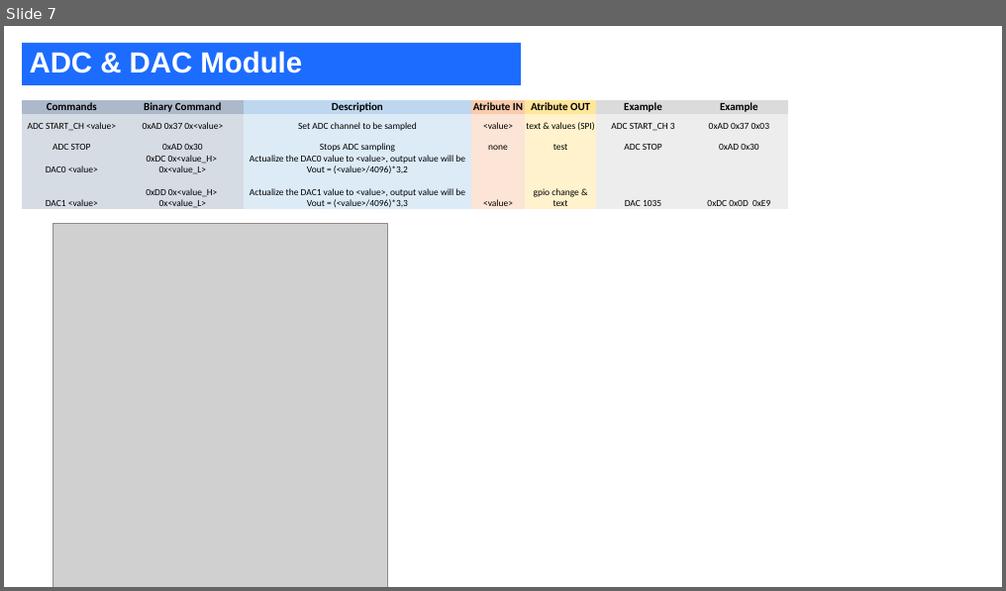
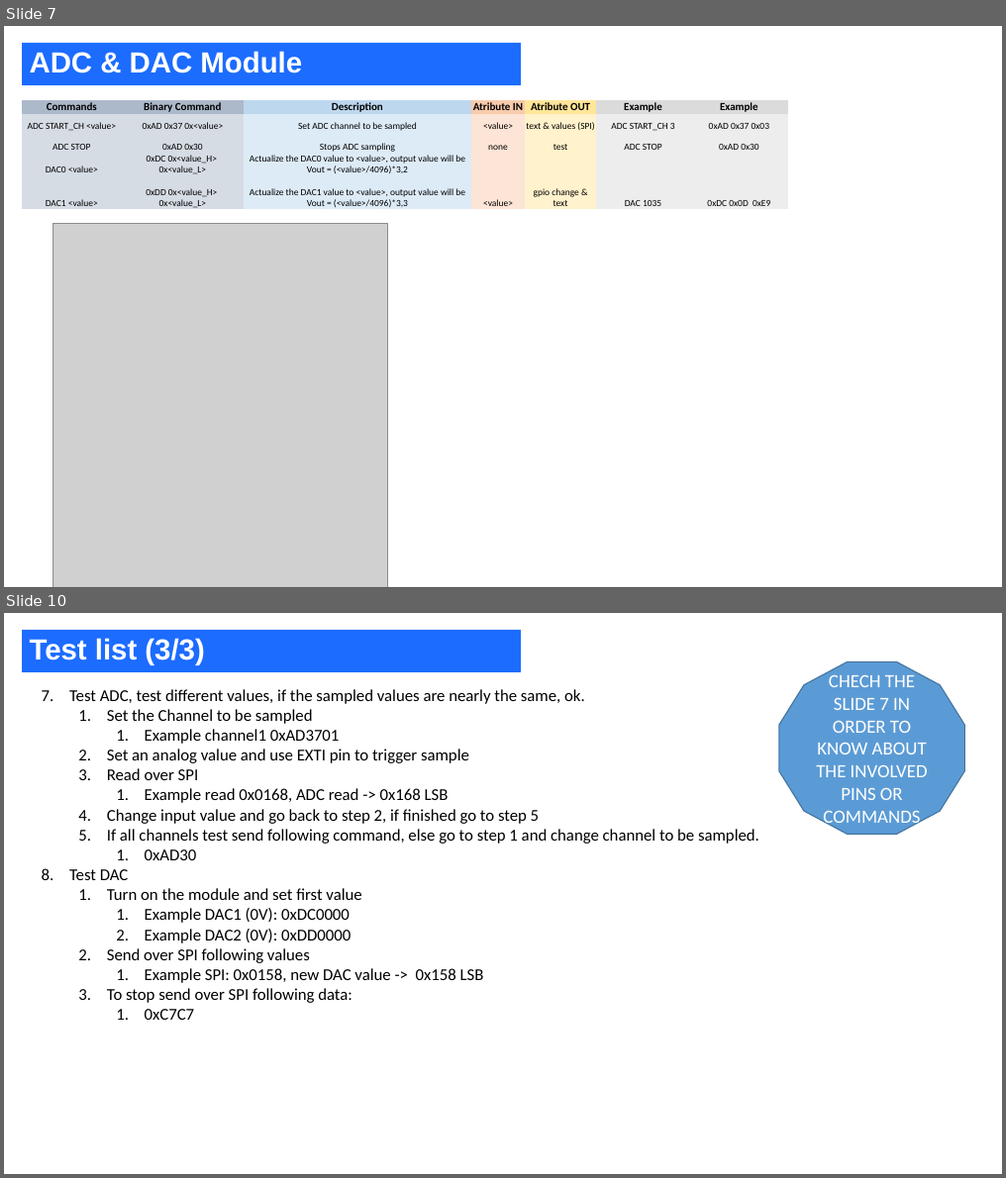
Before and after one commit to JosepIzquierdoMPS/Debug-MPF-32020, a slide deck: FirmwareTransfer_Report.pptx. Shown one above the other, each under a label of ours: slide 7 before the commit, slides 7 and 10 after it; the slides between them are not shown. The pictures are 1006x591 and 1006x1178 pixels, drawn with LibreOffice and Linux fonts; fonts in the diff are those of the drawing; grey boxes stand for pictures. Boxes give left, top, right and bottom in pixels: in the first picture for what was removed or moved away, otherwise in the second. Text is boxed around its words. In the diff, an @@ line names an element or a change of style, - is before the commit and + after.

```diff
--- a/FirmwareTransfer_Report.pptx
+++ b/FirmwareTransfer_Report.pptx
@@ slide 10 added at bbox=[4, 613, 1002, 1174], background #FFFFFF @@
@@ title added at bbox=[22, 630, 522, 672], fill #1C6CFF, 28 pt, text #FFFFFF, bold @@
+Test list (3/3)
@@ dodecagon added at bbox=[779, 662, 964, 834], fill #5B9BD5, outline #43739E 1 pt, 18 pt, text #FFFFFF @@
+CHECH THE SLIDE 7 IN ORDER TO KNOW ABOUT THE INVOLVED PINS OR COMMANDS
@@ text added at bbox=[69, 689, 759, 1020], 16 pt, text #000000 @@
+7. Test ADC, test different values, if the sampled values are nearly the same, ok.
+  1. Set the Channel to be sampled
+    1. Example channel1 0xAD3701
+  2. Set an analog value and use EXTI pin to trigger sample
+  3. Read over SPI
+    1. Example read 0x0168, ADC read -> 0x168 LSB
+  4. Change input value and go back to step 2, if finished go to step 5
+  5. If all channels test send following command, else go to step 1 and change channel to be sampled.
+    1. 0xAD30
+8. Test DAC
+  1. Turn on the module and set first value
+    1. Example DAC1 (0V): 0xDC0000
+    2. Example DAC2 (0V): 0xDD0000
+  2. Send over SPI following values
+    1. Example SPI: 0x0158, new DAC value -> 0x158 LSB
+  3. To stop send over SPI following data:
+    1. 0xC7C7
```
Also in this commit, not shown: 2 other slides added, 1 slide removed, 4 other files.
